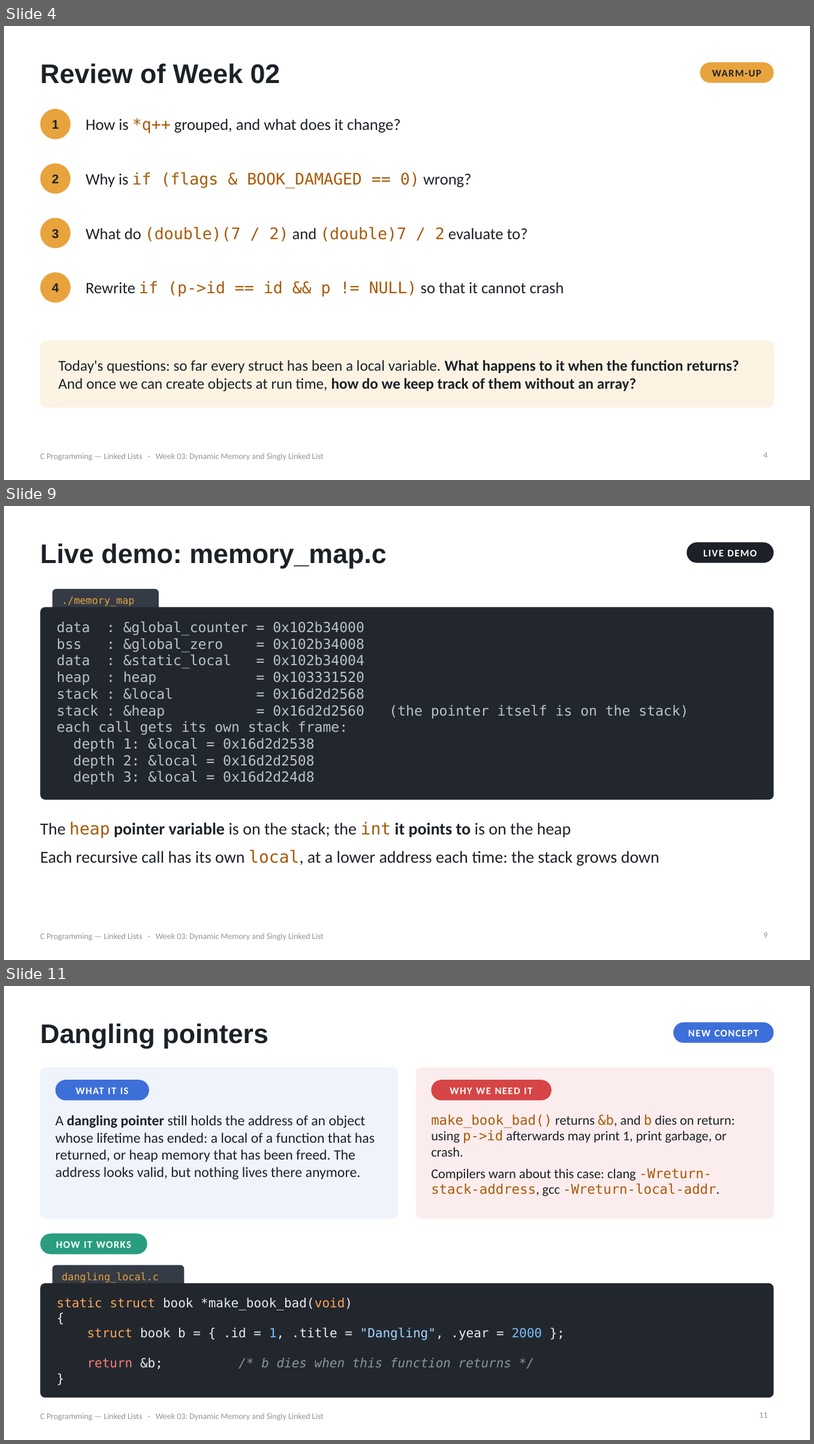
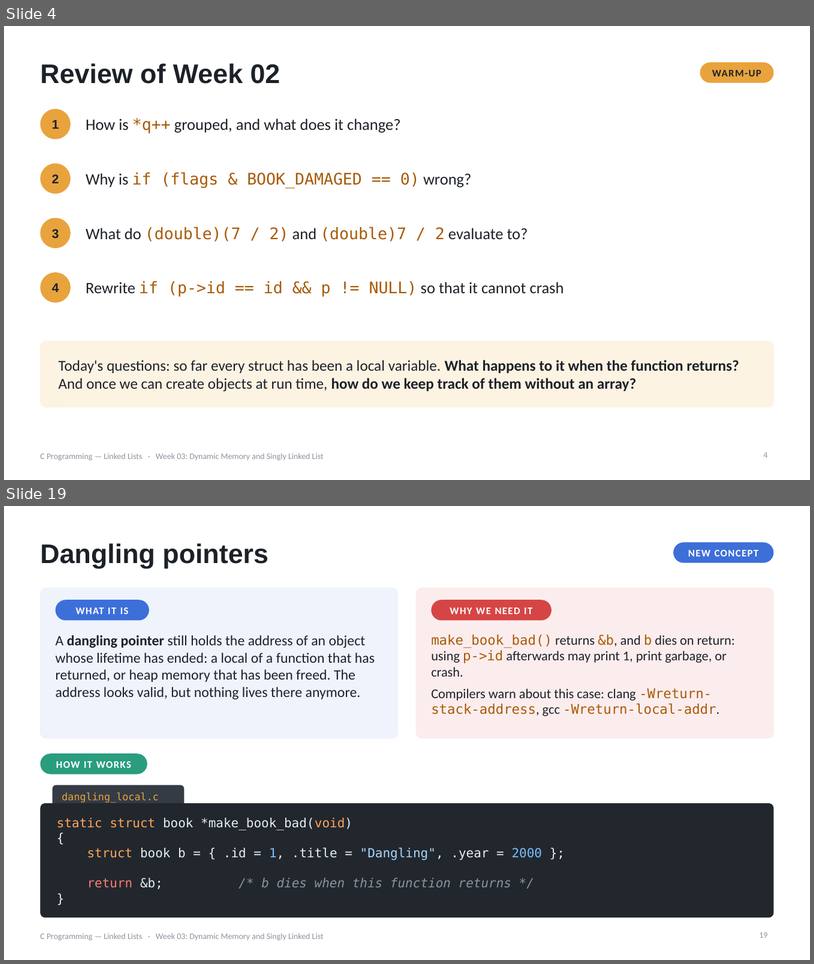
Before and after one commit to seehwan/2026-swcoding, a slide deck: lectures/week03-linked-list/week03-part1-slides.pptx. Shown one above the other, each under a label of ours: slides 4, 9 and 11 before the commit, slides 4 and 19 after it; the slides between them are not shown. The pictures are 814x1444 and 814x964 pixels, drawn with LibreOffice and Linux fonts; fonts in the diff are those of the drawing. Boxes give left, top, right and bottom in pixels: in the first picture for what was removed or moved away, otherwise in the second. Text is boxed around its words. In the diff, an @@ line names an element or a change of style, - is before the commit and + after.

```diff
--- a/lectures/week03-linked-list/week03-part1-slides.pptx
+++ b/lectures/week03-linked-list/week03-part1-slides.pptx
@@ slide 9 removed at (4,506,810,960), background #FFFFFF; not listed: 1 template element that a slide beside it also shows @@
@@ title removed at (40,543,387,568) @@
-Live demo: memory_map.c
@@ rounded rectangle removed at (687,542,774,563) @@
-LIVE DEMO
@@ rounded rectangle removed at (53,589,159,614) @@
-./memory_map
@@ rounded rectangle removed at (40,607,774,799) @@
-data : &global_counter = 0x102b34000
-bss : &global_zero = 0x102b34008
-data : &static_local = 0x102b34004
-heap : heap = 0x103331520
-stack : &local = 0x16d2d2568
-stack : &heap = 0x16d2d2560 (the pointer itself is on the stack)
-each call gets its own stack frame:
-depth 1: &local = 0x16d2d2538
-depth 2: &local = 0x16d2d2508
-depth 3: &local = 0x16d2d24d8
@@ text removed at (40,821,660,865) @@
-• The heap pointer variable is on the stack; the int it points to is on the heap
-• Each recursive call has its own local, at a lower address each time: the stack grows down
@@ page number removed at (764,932,768,937) @@
-9
@@ what was slide 11 is now slide 19 @@
@@ page number at (759,932,768,937): text changed @@
-11
+19
```
Also in this commit, not shown: 11 slides changed, 1 slide added, 2 other slides removed, 3 other files.
